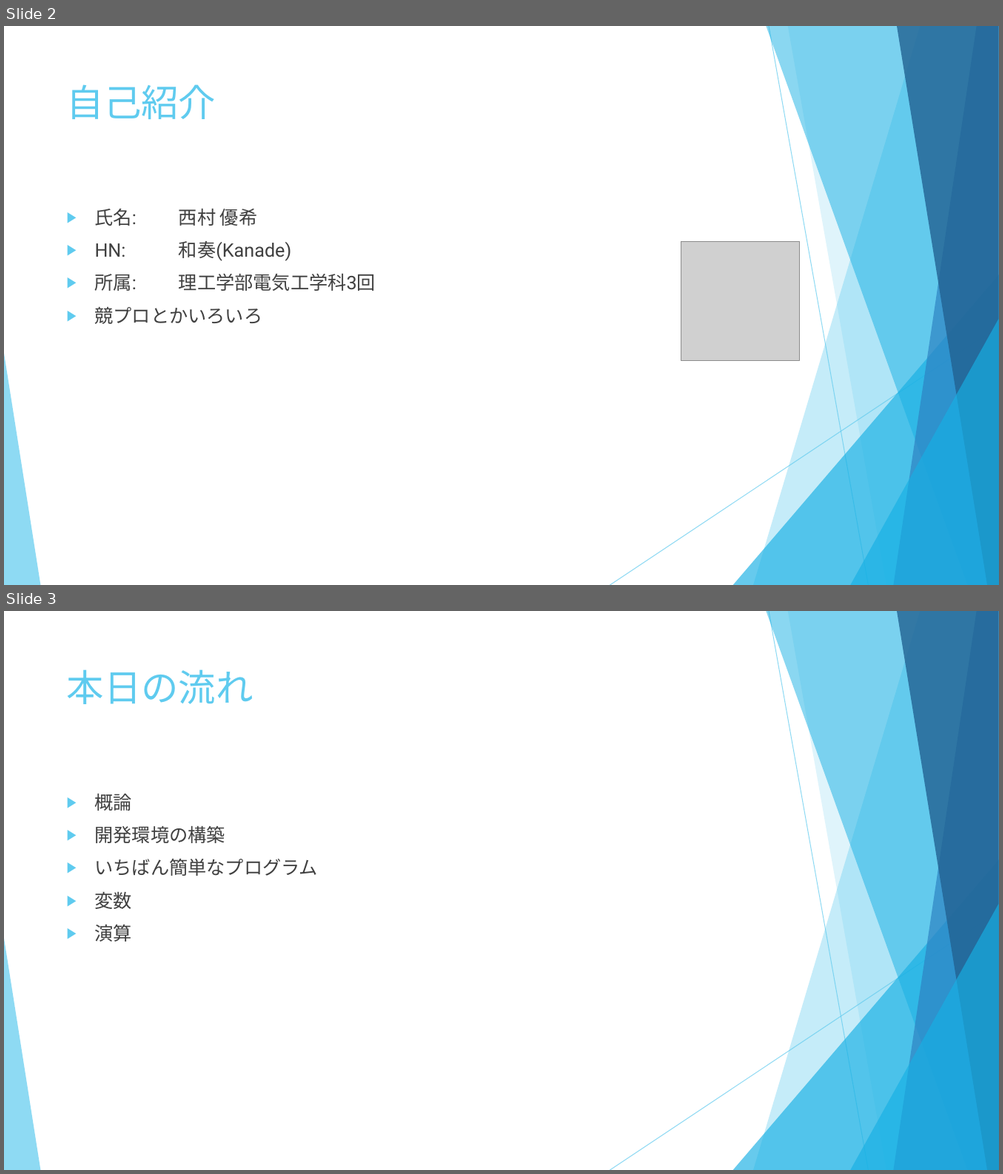
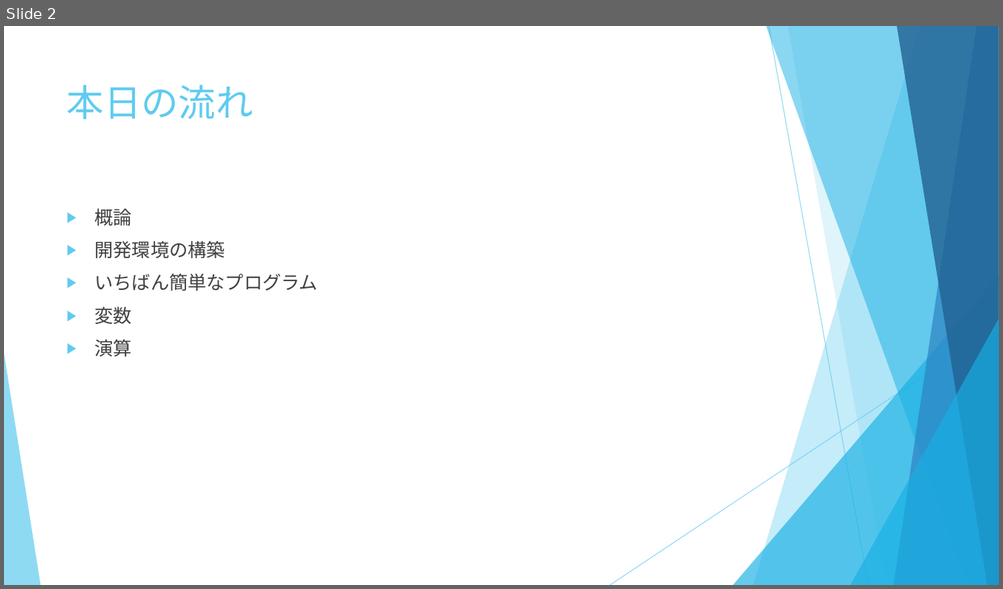
Before and after one commit to kanade2001/C------, a slide deck: 第1回/C++入門講座-1.pptx. Shown one above the other, each under a label of ours: slides 2 and 3 before the commit, slide 2 after it. The pictures are 1003x1174 and 1003x589 pixels, drawn with LibreOffice and Linux fonts; fonts in the diff are those of the drawing; grey boxes stand for pictures. Boxes give left, top, right and bottom in pixels: in the first picture for what was removed or moved away, otherwise in the second. Text is boxed around its words. In the diff, an @@ line names an element or a change of style, - is before the commit and + after.

```diff
--- a/第1回/C++入門講座-1.pptx
+++ b/第1回/C++入門講座-1.pptx
@@ slide 2 removed at bbox=[4, 26, 999, 585], background #FFFFFF; not listed: 10 template elements that a slide beside it also shows @@
@@ title removed at bbox=[67, 84, 216, 119] @@
-自己紹介
@@ text removed at bbox=[95, 209, 375, 324] @@
-▶ 氏名: 西村 優希
-▶ HN: 和奏(Kanade)
-▶ 所属: 理工学部電気工学科3回
-▶ 競プロとかいろいろ
@@ picture removed at bbox=[680, 241, 800, 360] @@
@@ what was slide 3 is now slide 2 @@
```
Also in this commit, not shown: 1 slide changed.
